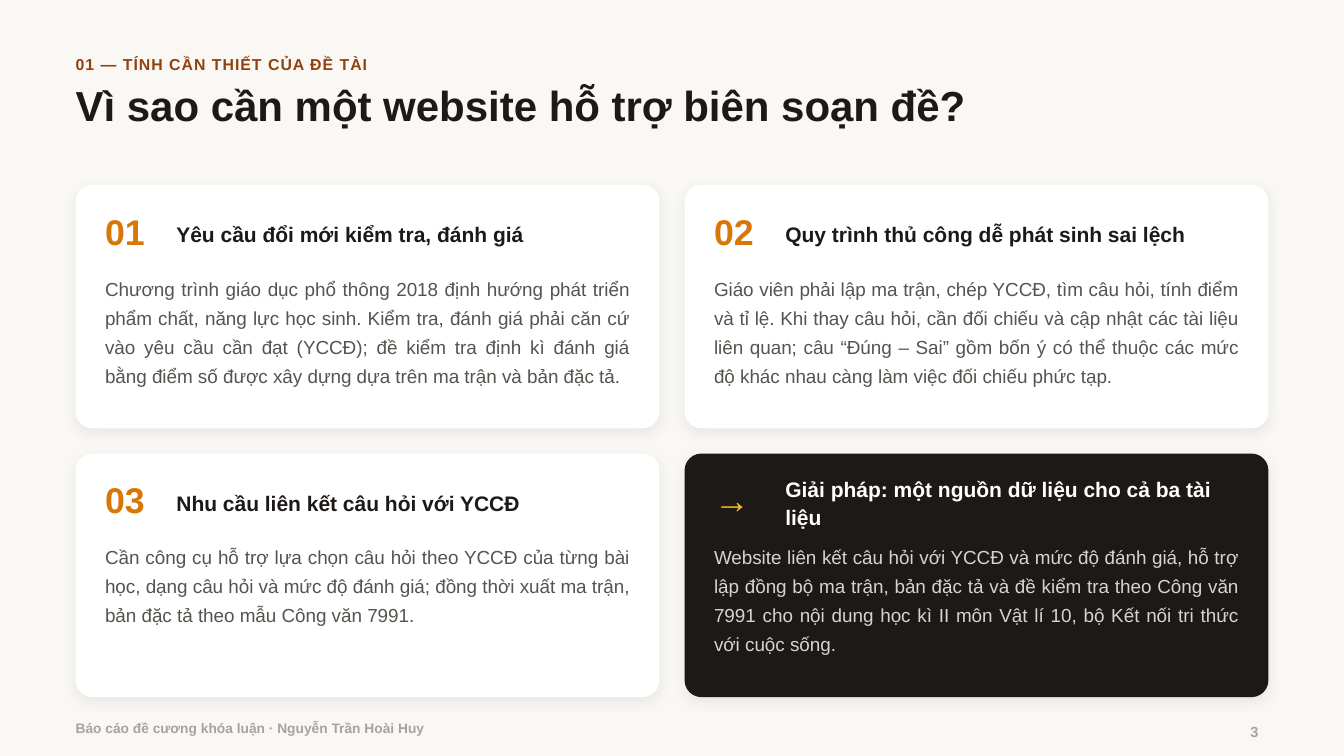
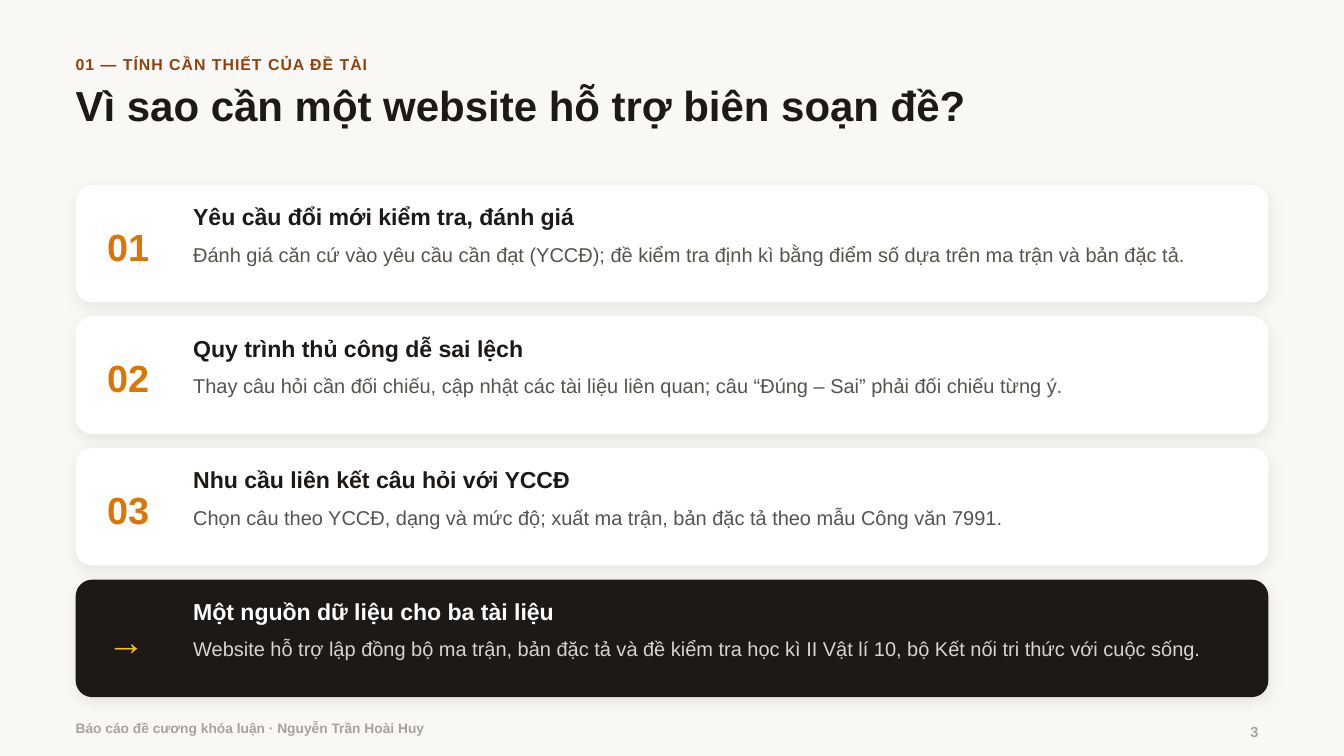
Before and after one commit to hoaihuy2609/kltn, a slide deck: slide 3 of tai-ve/Bao_cao_de_cuong.pptx. Drawn at 1344x756 pixels with LibreOffice and Linux fonts; fonts in the diff are those of the drawing; background and template pictures are left out. Boxes give left, top, right and bottom in pixels: in the first picture for what was removed or moved away, otherwise in the second. Text is boxed around its words. In the diff, an @@ line names an element or a change of style, - is before the commit and + after.

```diff
--- a/tai-ve/Bao_cao_de_cuong.pptx
+++ b/tai-ve/Bao_cao_de_cuong.pptx
@@ rounded rectangle: place and size @@
-rounded rectangle at (76,185,659,429)
+rounded rectangle at (76,185,1268,302)
@@ text "01": place and size @@
-text "01" at (105,220,145,246)
+text "01" at (107,234,149,262)
@@ text "Yêu cầu đổi mới kiểm ...": place and size @@
-text "Yêu cầu đổi mới kiểm ..." at (176,226,523,247)
+text "Yêu cầu đổi mới kiểm ..." at (193,207,574,230)
@@ text "Yêu cầu đổi mới kiểm ..." at (193,207,574,230): size 15 to 16.5 pt; vertical alignment middle to top @@
@@ text at (193,246,1184,266): text changed; size 13.5 to 14.3 pt @@
-Chương trình giáo dục phổ thông 2018 định hướng phát triển phẩm chất, năng lực học sinh. Kiểm tra, đánh giá phải căn cứ vào yêu cầu cần đạt (YCCĐ); đề kiểm tra định kì đánh giá bằng điểm số được xây dựng dựa trên ma trận và bản đặc tả.
+Đánh giá căn cứ vào yêu cầu cần đạt (YCCĐ); đề kiểm tra định kì bằng điểm số dựa trên ma trận và bản đặc tả.
@@ rounded rectangle: place and size @@
-rounded rectangle at (685,185,1268,429)
+rounded rectangle at (76,317,1268,435)
@@ text "02": place and size @@
-text "02" at (714,220,754,246)
+text "02" at (107,365,149,393)
@@ text at (193,338,523,362): text changed; size 15 to 16.5 pt @@
-Quy trình thủ công dễ phát sinh sai lệch
+Quy trình thủ công dễ sai lệch
@@ text "Quy trình thủ công dễ ..." at (193,338,523,362): vertical alignment middle to top @@
@@ text at (193,378,1063,397): text changed; size 13.5 to 14.3 pt @@
-Giáo viên phải lập ma trận, chép YCCĐ, tìm câu hỏi, tính điểm và tỉ lệ. Khi thay câu hỏi, cần đối chiếu và cập nhật các tài liệu liên quan; câu “Đúng – Sai” gồm bốn ý có thể thuộc các mức độ khác nhau càng làm việc đối chiếu phức tạp.
+Thay câu hỏi cần đối chiếu, cập nhật các tài liệu liên quan; câu “Đúng – Sai” phải đối chiếu từng ý.
@@ proportions changed in 4 elements at (76,185,1268,302), (76,580,1268,698), (76,317,1268,435), (76,448,1268,566) @@
@@ rounded rectangle: place and size @@
-rounded rectangle at (76,454,659,698)
+rounded rectangle at (76,448,1268,566)
@@ text "03": place and size @@
-text "03" at (105,488,145,514)
+text "03" at (107,497,149,525)
@@ text "Nhu cầu liên kết câu ..." at (193,470,570,489): size 15 to 16.5 pt; vertical alignment middle to top @@
@@ text "Nhu cầu liên kết câu ...": place and size @@
-text "Nhu cầu liên kết câu ..." at (176,495,519,512)
+text "Nhu cầu liên kết câu ..." at (193,470,570,489)
@@ text at (193,509,1002,529): text changed; size 13.5 to 14.3 pt @@
-Cần công cụ hỗ trợ lựa chọn câu hỏi theo YCCĐ của từng bài học, dạng câu hỏi và mức độ đánh giá; đồng thời xuất ma trận, bản đặc tả theo mẫu Công văn 7991.
+Chọn câu theo YCCĐ, dạng và mức độ; xuất ma trận, bản đặc tả theo mẫu Công văn 7991.
@@ rounded rectangle: place and size @@
-rounded rectangle at (685,454,1268,698)
+rounded rectangle at (76,580,1268,698)
@@ size 25.5 to 27 pt; line spacing 0.94 to 1.11 in 4 elements at (107,497,149,525), (107,234,149,262), (107,365,149,393), (107,580,182,698) @@
@@ text "→": place and size @@
-text "→" at (714,473,781,531)
+text "→" at (107,580,182,698)
@@ text "Một nguồn dữ liệu cho ..." at (193,602,554,625): vertical alignment middle to top @@
@@ text at (193,602,554,625): text changed; size 15 to 16.5 pt @@
-Giải pháp: một nguồn dữ liệu cho cả ba tài liệu
+Một nguồn dữ liệu cho ba tài liệu
@@ text at (193,641,1200,660): text changed; size 13.5 to 14.3 pt @@
-Website liên kết câu hỏi với YCCĐ và mức độ đánh giá, hỗ trợ lập đồng bộ ma trận, bản đặc tả và đề kiểm tra theo Công văn 7991 cho nội dung học kì II môn Vật lí 10, bộ Kết nối tri thức với cuộc sống.
+Website hỗ trợ lập đồng bộ ma trận, bản đặc tả và đề kiểm tra học kì II Vật lí 10, bộ Kết nối tri thức với cuộc sống.
```
Also in this commit, not shown: 3 other files.
